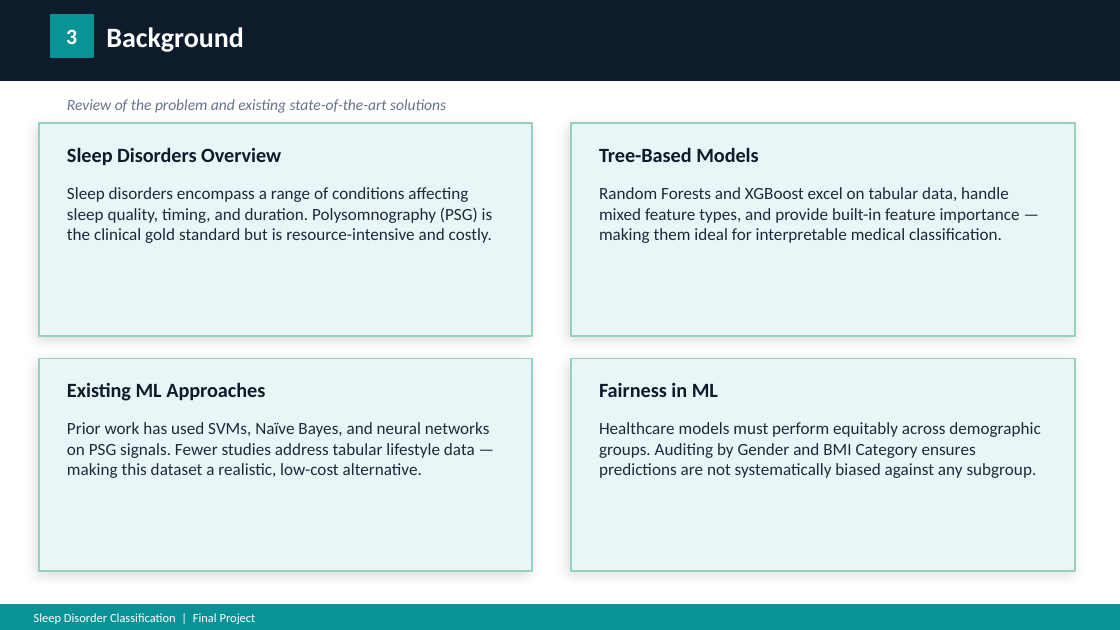
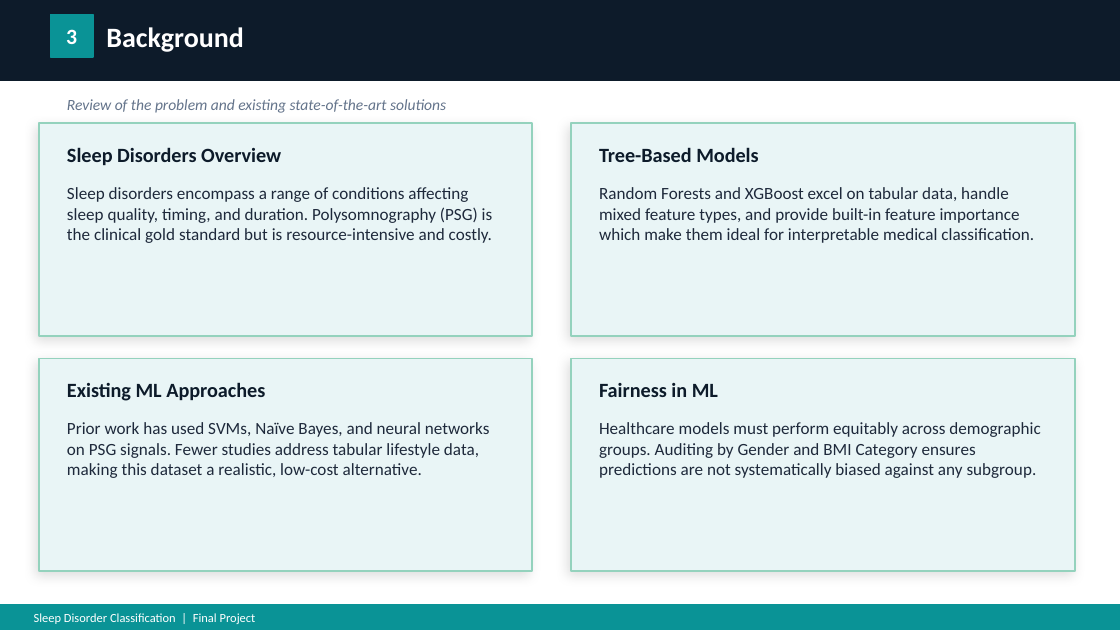
Before and after one commit to jpierre-7/ITAI_1371_ML_Course, a slide deck: slide 4 of final_project/sleep_disorder_presentation.pptx. Drawn at 1120x630 pixels with LibreOffice and Linux fonts; fonts in the diff are those of the drawing. Boxes give left, top, right and bottom in pixels: in the first picture for what was removed or moved away, otherwise in the second. Text is boxed around its words. In the diff, an @@ line names an element or a change of style, - is before the commit and + after.

```diff
--- a/final_project/sleep_disorder_presentation.pptx
+++ b/final_project/sleep_disorder_presentation.pptx
@@ text at (599, 187, 1034, 243): text changed @@
-Random Forests and XGBoost excel on tabular data, handle mixed feature types, and provide built-in feature importance — making them ideal for interpretable medical classification.
+Random Forests and XGBoost excel on tabular data, handle mixed feature types, and provide built-in feature importance which make them ideal for interpretable medical classification.
@@ text at (67, 422, 490, 478): text changed @@
-Prior work has used SVMs, Naïve Bayes, and neural networks on PSG signals. Fewer studies address tabular lifestyle data — making this dataset a realistic, low-cost alternative.
+Prior work has used SVMs, Naïve Bayes, and neural networks on PSG signals. Fewer studies address tabular lifestyle data, making this dataset a realistic, low-cost alternative.
```
Also in this commit, not shown: 7 other slides changed, 4 slides added.
